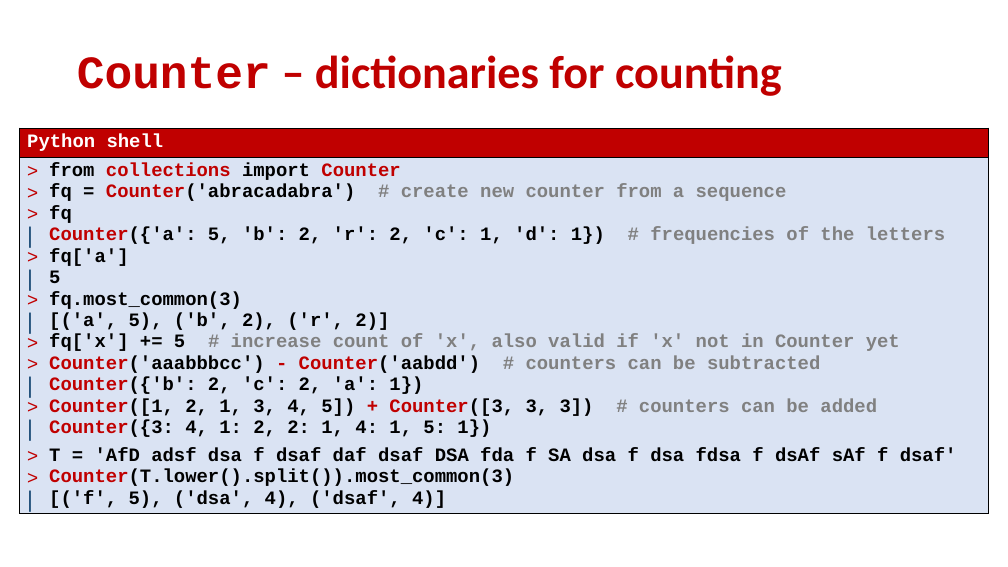
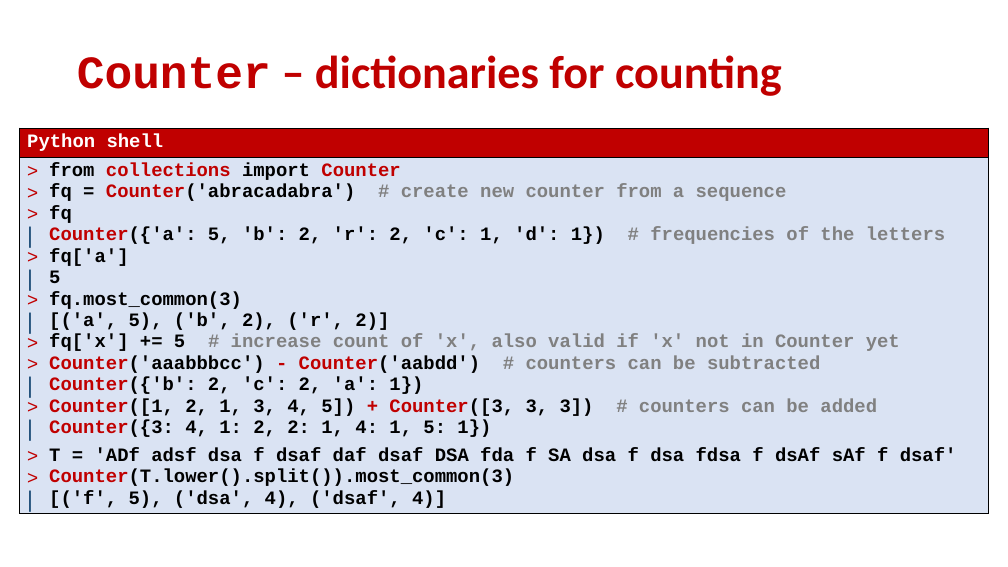
Before and after one commit to gsbrodal/gsbrodal.github.io, a slide deck: slide 20 of ipsa/slides/dictionaries.pptx. Drawn at 1008x567 pixels with LibreOffice and Linux fonts; fonts in the diff are those of the drawing. Boxes give left, top, right and bottom in pixels: in the first picture for what was removed or moved away, otherwise in the second. Text is boxed around its words. In the diff, an @@ line names an element or a change of style, - is before the commit and + after.

Commit message:
all-slides-with-answers.pdf all-slides.pdf dictionaries.pdf dictionaries.pptx tuple.pdf tuple.pptx

```diff
--- a/ipsa/slides/dictionaries.pptx
+++ b/ipsa/slides/dictionaries.pptx
@@ table at box(20, 128, 988, 535) @@
-row 2, column 1: from collections import Counter / fq = Counter('abracadabra') # create new counter from a sequence / fq / Counter({'a': 5, 'b': 2, 'r': 2, 'c': 1, 'd': 1}) # frequencies of the letters / fq['a'] / 5 / fq.most_common(3) / [('a', 5), ('b', 2), ('r', 2)] / fq['x'] += 5 # increase count of 'x', also valid if 'x' not in Counter yet / Counter('aaabbbcc') - Counter('aabdd') # counters can be subtracted / Counter({'b': 2, 'c': 2, 'a': 1}) / Counter([1, 2, 1, 3, 4, 5]) + Counter([3, 3, 3]) # counters can be added / Counter({3: 4, 1: 2, 2: 1, 4: 1, 5: 1}) / T = 'AfD adsf dsa f dsaf daf dsaf DSA fda f SA dsa f dsa fdsa f dsAf sAf f dsaf' / Counter(T.lower().split()).most_common(3) / [('f', 5), ('dsa', 4), ('dsaf', 4)]
+row 2, column 1: from collections import Counter / fq = Counter('abracadabra') # create new counter from a sequence / fq / Counter({'a': 5, 'b': 2, 'r': 2, 'c': 1, 'd': 1}) # frequencies of the letters / fq['a'] / 5 / fq.most_common(3) / [('a', 5), ('b', 2), ('r', 2)] / fq['x'] += 5 # increase count of 'x', also valid if 'x' not in Counter yet / Counter('aaabbbcc') - Counter('aabdd') # counters can be subtracted / Counter({'b': 2, 'c': 2, 'a': 1}) / Counter([1, 2, 1, 3, 4, 5]) + Counter([3, 3, 3]) # counters can be added / Counter({3: 4, 1: 2, 2: 1, 4: 1, 5: 1}) / T = 'ADf adsf dsa f dsaf daf dsaf DSA fda f SA dsa f dsa fdsa f dsAf sAf f dsaf' / Counter(T.lower().split()).most_common(3) / [('f', 5), ('dsa', 4), ('dsaf', 4)]
```
Also in this commit, not shown: 4 other slides changed, 4 other files.
